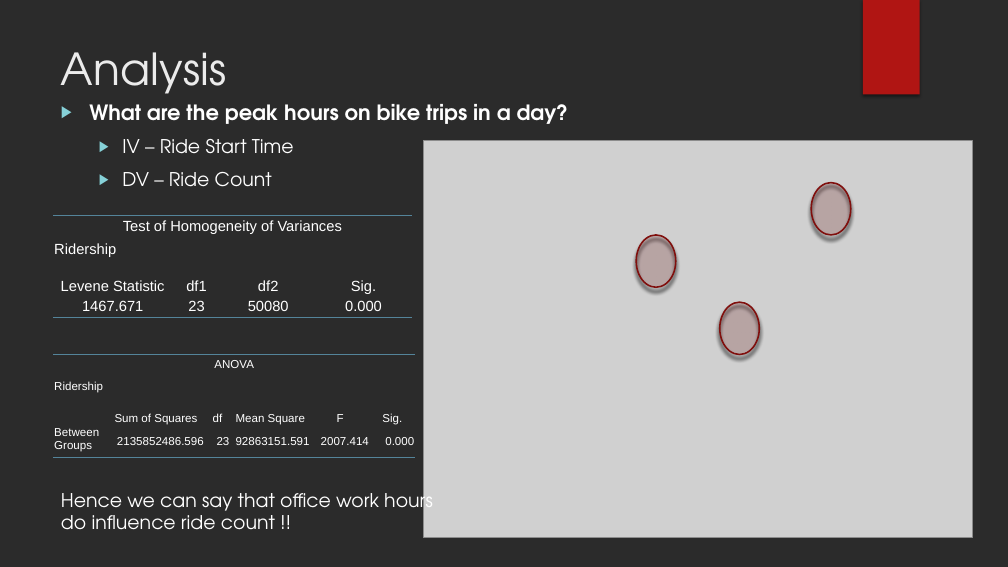
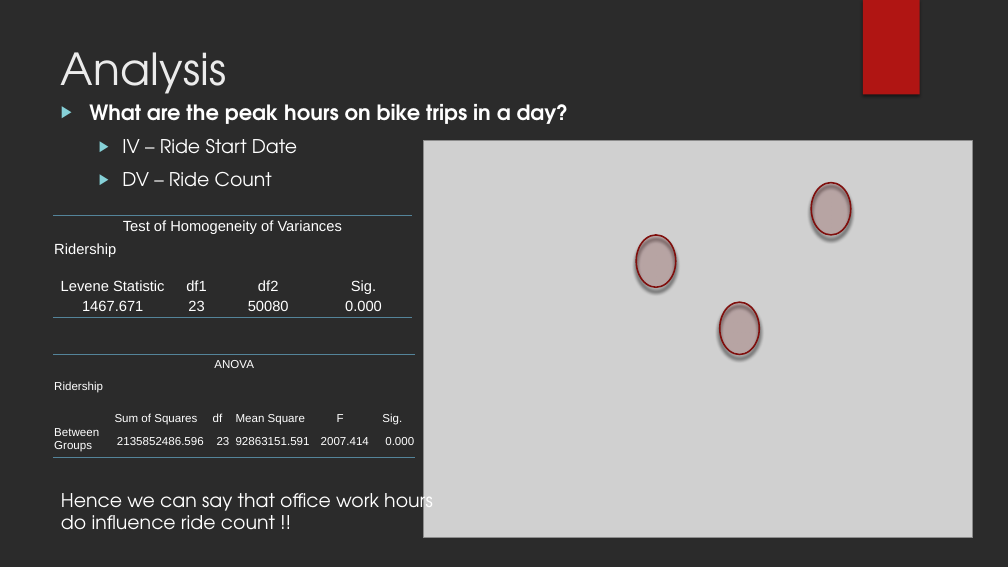
Before and after one commit to AniKarenina/INFM600_Fabulous, a slide deck: slide 12 of INFM600_0201_Fabulous_Presentation/INFM600_0201_Fabulous_ProjetPresentation.pptx. Drawn at 1008x567 pixels with LibreOffice and Linux fonts; fonts in the diff are those of the drawing; grey boxes stand for pictures; background and template pictures are left out; a plain dark background stands for a picture behind light text. Boxes give left, top, right and bottom in pixels: in the first picture for what was removed or moved away, otherwise in the second. Text is boxed around its words. In the diff, an @@ line names an element or a change of style, - is before the commit and + after.

```diff
--- a/INFM600_0201_Fabulous_Presentation/INFM600_0201_Fabulous_ProjetPresentation.pptx
+++ b/INFM600_0201_Fabulous_Presentation/INFM600_0201_Fabulous_ProjetPresentation.pptx
@@ text at box(122, 139, 297, 154): text changed @@
-  ▶ IV – Ride Start Time
+  ▶ IV – Ride Start Date
```
Also in this commit, not shown: 2 other slides changed.
